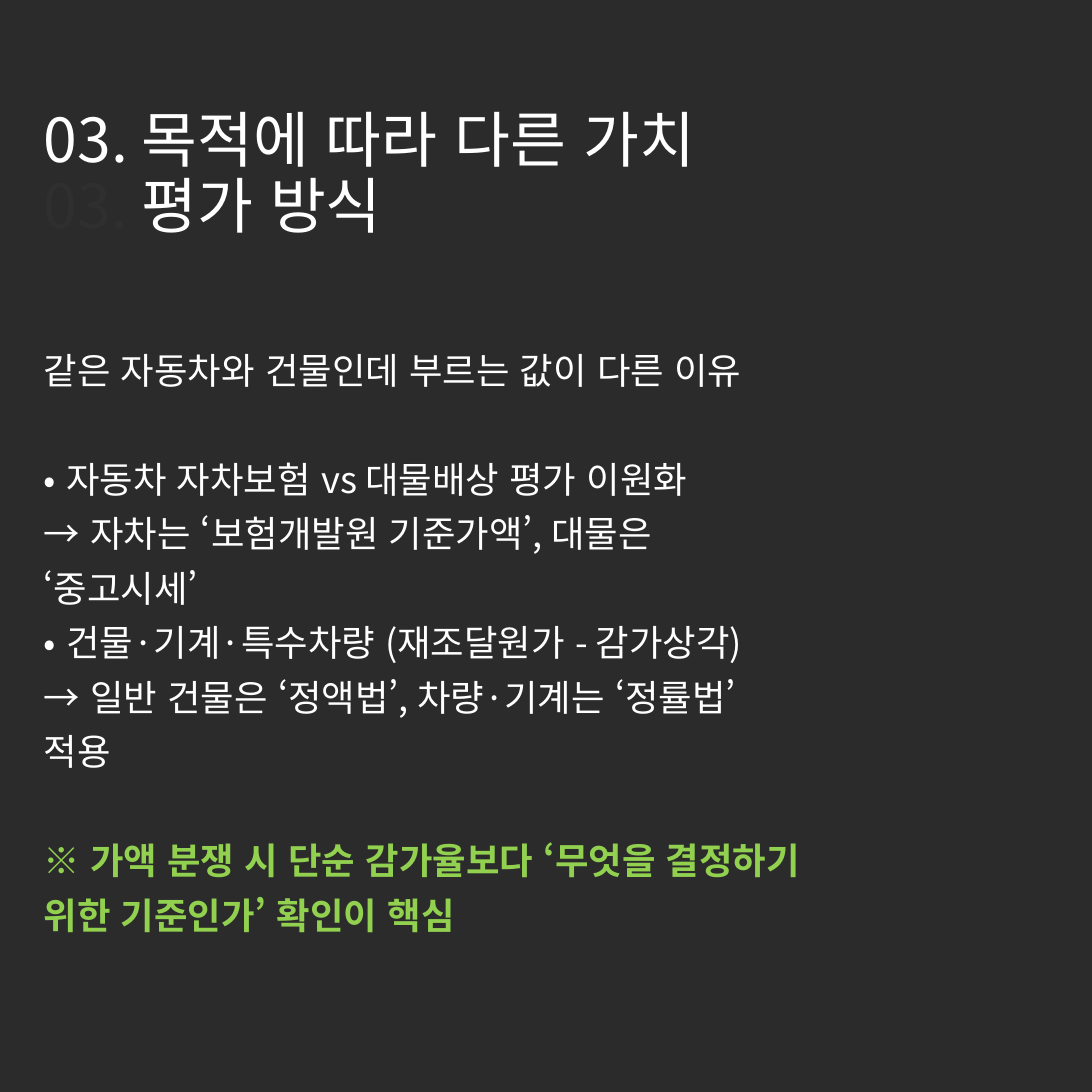
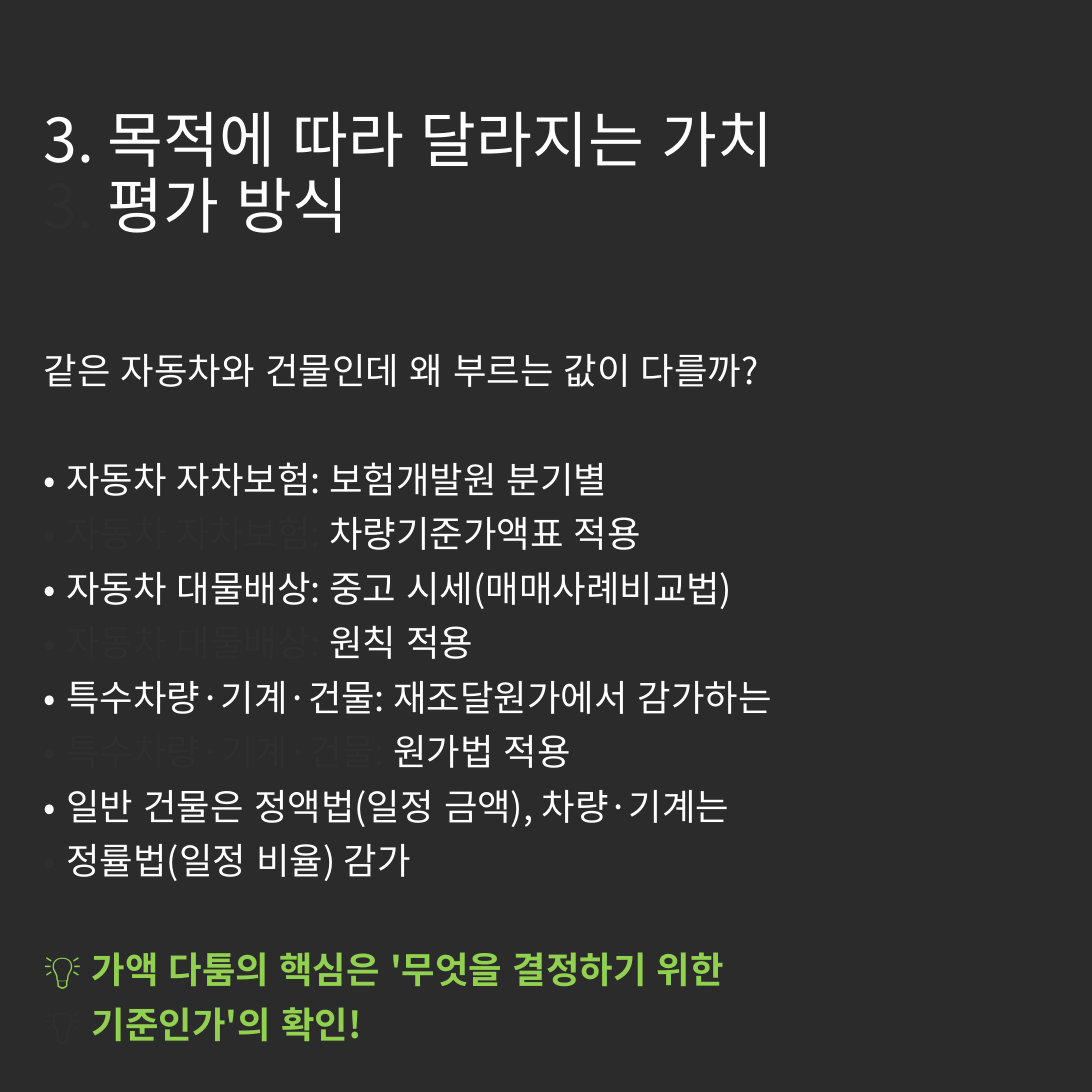
Before and after one commit to tladjuster00000029/brunch-SNS--auto, a slide deck: slide 4 of posts/images/generated_cards.pptx. Drawn at 1092x1092 pixels with LibreOffice and Linux fonts; fonts in the diff are those of the drawing; background and template pictures are left out; a plain dark background stands for a picture behind light text. Boxes give left, top, right and bottom in pixels: in the first picture for what was removed or moved away, otherwise in the second. Text is boxed around its words. In the diff, an @@ line names an element or a change of style, - is before the commit and + after.

```diff
--- a/posts/images/generated_cards.pptx
+++ b/posts/images/generated_cards.pptx
@@ title at (44,111,773,246): text changed @@
-03. 목적에 따라 다른 가치
-03. 평가 방식
+3. 목적에 따라 달라지는 가치
+3. 평가 방식
@@ subtitle at (44,354,772,987): text changed @@
-같은 자동차와 건물인데 부르는 값이 다른 이유
-• 자동차 자차보험 vs 대물배상 평가 이원화
-→ 자차는 ‘보험개발원 기준가액’, 대물은
-‘중고시세’
-• 건물·기계·특수차량 (재조달원가 - 감가상각)
-→ 일반 건물은 ‘정액법’, 차량·기계는 ‘정률법’
-적용
-※ 가액 분쟁 시 단순 감가율보다 ‘무엇을 결정하기
-위한 기준인가’ 확인이 핵심
+같은 자동차와 건물인데 왜 부르는 값이 다를까?
+• 자동차 자차보험: 보험개발원 분기별
+• 자동차 자차보험: 차량기준가액표 적용
+• 자동차 대물배상: 중고 시세(매매사례비교법)
+• 자동차 대물배상: 원칙 적용
+• 특수차량·기계·건물: 재조달원가에서 감가하는
+• 특수차량·기계·건물: 원가법 적용
+• 일반 건물은 정액법(일정 금액), 차량·기계는
+• 정률법(일정 비율) 감가
+💡 가액 다툼의 핵심은 '무엇을 결정하기 위한
+💡 기준인가'의 확인!
```
Also in this commit, not shown: 4 other slides changed, 7 other files.
